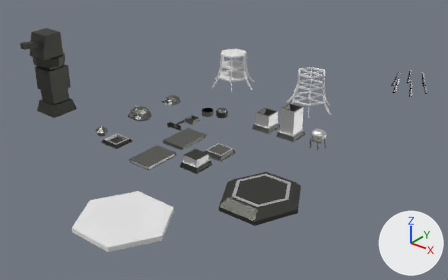
The Blender file Blender/Units.blend: old version first, new version second.
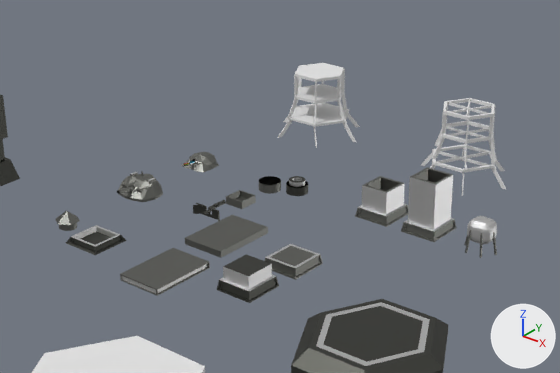
Each version is shown whole from a 50 mm lens placed at (10.54, -13.62, 6.62), pointed at (1.66, -2.53, -0.26), then close up on the part from 15% to 80% of the width and 6% to 75% of the height. Every picture has the same lights, and +X, +Y and +Z are marked at lower right.

Objects in the first close-up: 'Assembler1', 'Assembler2', 'Container1', 'Container2', 'Container3', 'Engine1Base', 'Engine1Base.002', 'ExtractGround.001', 'FrameLevel1', 'Framelevel3', 'Ground.001', 'Weapon'.
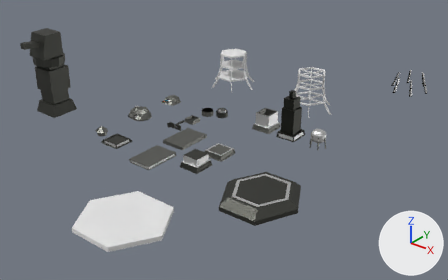
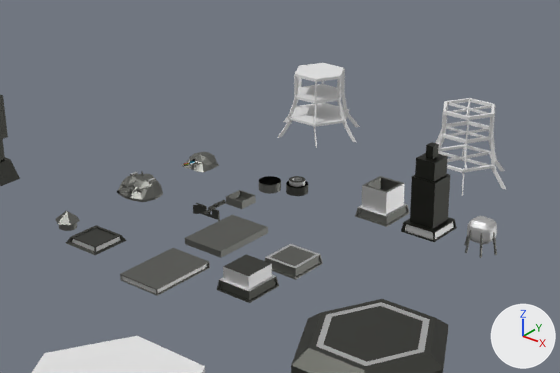
Boxes [x1, y1, x2, y2] around the edits, measured in the close-ups (560 x 373 px):
'Container3', reshaped (33% taller)
    before: [401, 167, 457, 242]
    after: [401, 142, 457, 242]
part 1 of me_cube_004, built on
    before: [410, 167, 453, 184]
    after: [412, 142, 450, 183]
part 2 of me_cube_004, surface changed
    both: [401, 219, 457, 242]
part 3 of me_cube_004, recoloured
    both: [405, 222, 454, 239]
part 4 of me_cube_004, recoloured
    both: [404, 175, 454, 232]
part 5 of me_cube_009, recoloured (black to grey)
    both: [72, 237, 121, 252]
part 6 of me_cube_009, recoloured (grey to black)
    both: [71, 225, 120, 247]

Edits to the bpy script that builds the scene:
```text
Change me_cube_004:
    used by ob_container3; location = (3.136, -1.723, 0.0)
    remove me_cube_004.from_pydata(...)  # 56 vertices, 54 faces; spans x -0.256..0.256, y -0.267..0.267, z 0.0..0.759
    add me_cube_004.from_pydata(...)  # 68 vertices, 66 faces; spans x -0.256..0.256, y -0.267..0.267, z 0.0..1.18
    me_cube_004 part 1
    4 vertices are removed from x -0.158..0.158, y -0.166..0.166, z 0.215
    5 faces are deleted
    12 vertices move from x -0.196..0.196, y -0.203..0.203, z 0.133..0.759 to x -0.181..0.17, y -0.178..0.177, z 0.133..0.759
    16 vertices are added at x -0.15..0.131, y -0.149..0.147, z 1.006..1.18
    17 new faces join them, mat_unitframematerial (picture img_paletteunits_png_001)
    me_cube_004 part 2: 49 kept faces spanning x -0.256..0.256, y -0.267..0.267, z 0.0..0.759 get new texture (UV) coordinates
    me_cube_004 part 3: 4 faces spanning x -0.234..0.234, y -0.248..0.248, z 0.009..0.111 switch from mat_unitframematerial (picture img_paletteunits_png_001) to mat_playercolor (white #e7e7e7)
    me_cube_004 part 4: 8 faces spanning x -0.234..0.234, y -0.241..0.241, z 0.133..0.759 switch from mat_playercolor (white #e7e7e7) to mat_unitframematerial (picture img_paletteunits_png_001)
Change me_cube_009:
    where me_cube_009.from_pydata(...)  # 48 vertices, 46 faces; spans x -0.274..0.274, y -0.268..0.268, z 0.0..0.086
    used by ob_container1; location = (0.078, -4.687, 0.025)
    me_cube_009 part 5: all 4 faces centred in x -0.199..0.214, y -0.201..0.208, z 0.039..0.04 switch from mat_unitframematerial (picture img_paletteunits_png_001) to mat_playercolor (white #e7e7e7)
    me_cube_009 part 6: all 8 faces that had it switch from mat_playercolor (white #e7e7e7) to mat_unitframematerial (picture img_paletteunits_png_001)
```
